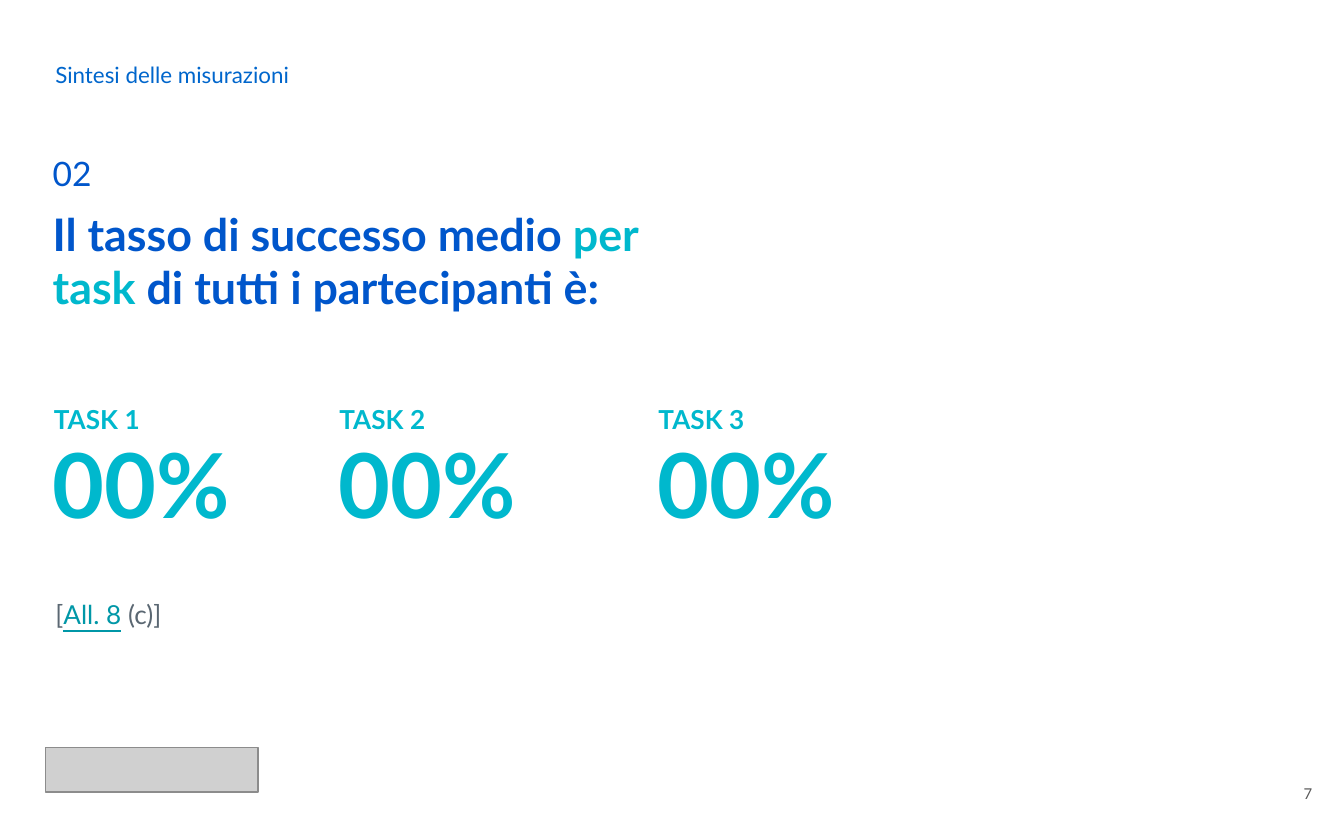
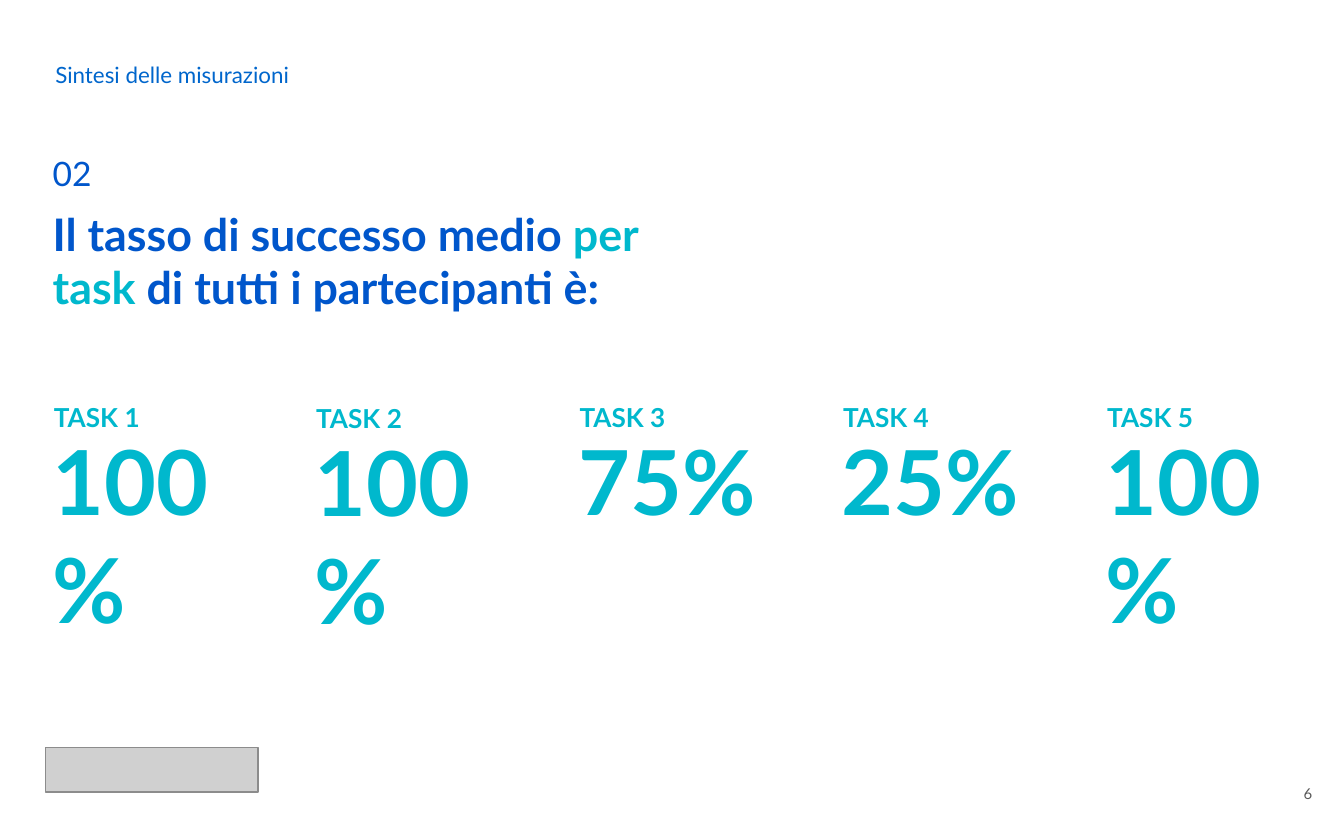
Before and after one commit to GiuVol/Progetto-IUM-21-22, a slide deck: slide 6 of Report dei risultati.pptx (slide 7 before the commit). Drawn at 1344x840 pixels with LibreOffice and Linux fonts; fonts in the diff are those of the drawing; grey boxes stand for pictures. Boxes give left, top, right and bottom in pixels: in the first picture for what was removed or moved away, otherwise in the second. Text is boxed around its words. In the diff, an @@ line names an element or a change of style, - is before the commit and + after.

```diff
--- a/Report dei risultati.pptx
+++ b/Report dei risultati.pptx
@@ text "TASK 2": place and size @@
-text "TASK 2" at box(339, 410, 425, 430)
+text "TASK 2" at box(316, 409, 402, 429)
@@ text "TASK 3": place and size @@
-text "TASK 3" at box(658, 410, 744, 430)
+text "TASK 3" at box(580, 408, 665, 428)
@@ text added at box(843, 408, 929, 428), 14 pt, text #00B8CD, bold @@
+TASK 4
@@ text added at box(1107, 408, 1193, 428), 14 pt, text #00B8CD, bold @@
+TASK 5
@@ text at box(53, 449, 209, 516): text changed @@
-00%
+100%
@@ text at box(578, 449, 755, 516): text changed @@
-00%
+75%
@@ text added at box(842, 449, 1019, 516), 48 pt, text #00B8CD, bold @@
+25%
@@ text added at box(1106, 449, 1262, 516), 48 pt, text #00B8CD, bold @@
+100%
@@ text at box(315, 450, 471, 517): text changed @@
-00%
+100%
@@ text removed at box(55, 604, 161, 628) @@
-[All. 8 (c)]
@@ page number at box(1304, 788, 1313, 799): text changed @@
-7
+6
```
Also in this commit, not shown: 7 other slides changed, 4 slides added, 3 slides removed.
